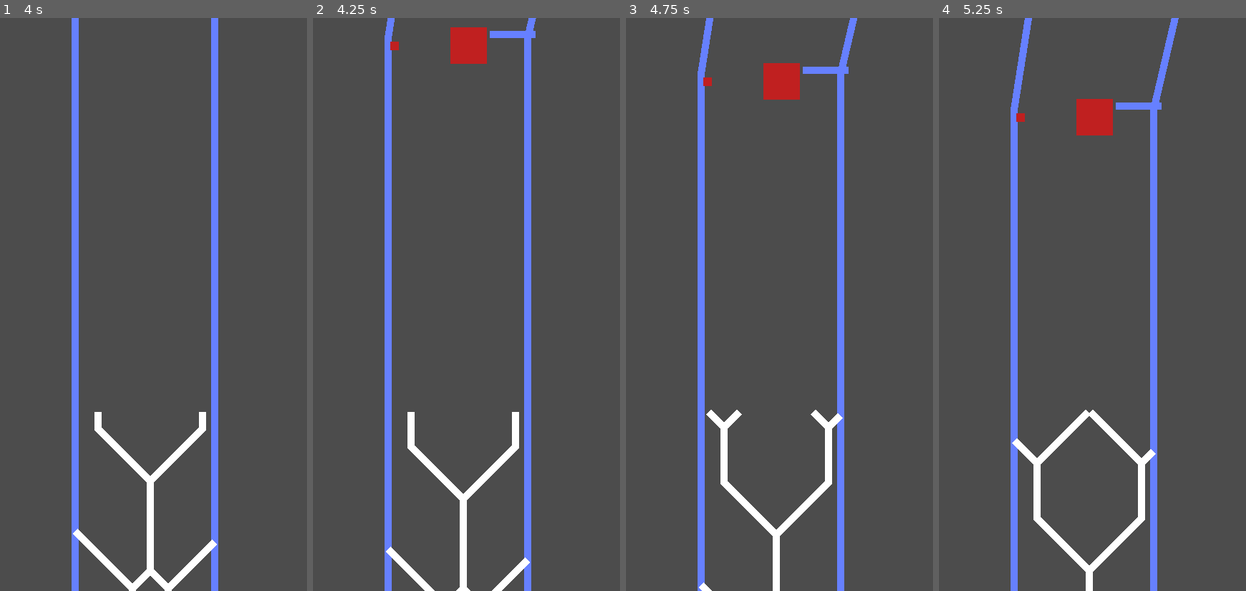
Above: before the commit, frames 1-4 (left to right).
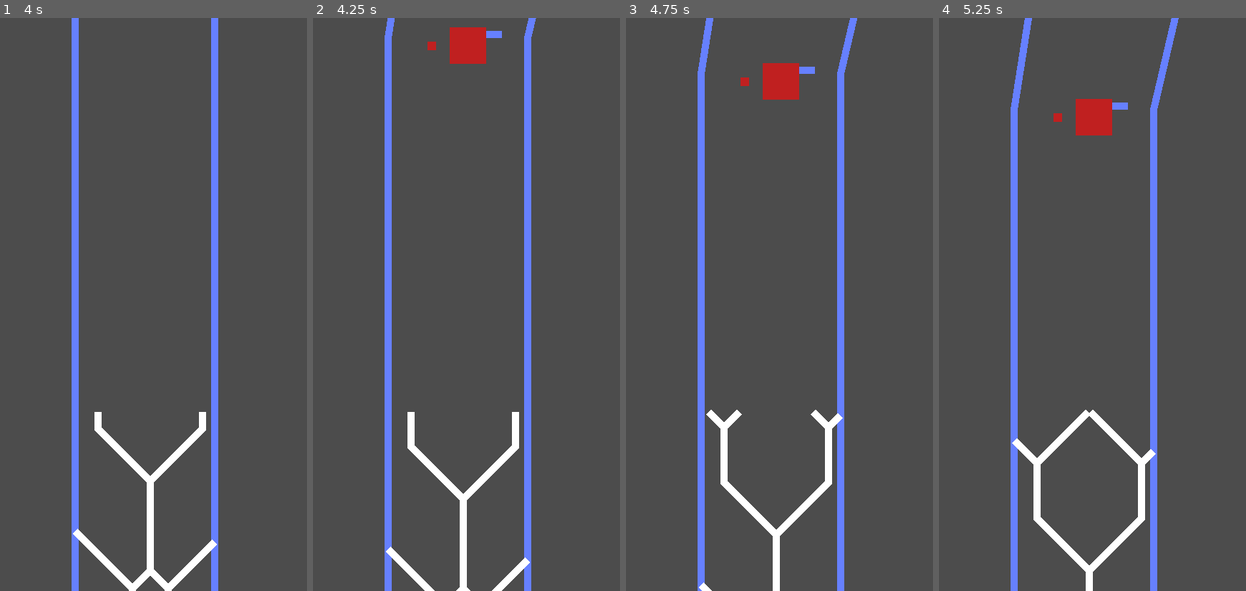
Above: after the commit, the same moments.

Repository: Ryan-Mirch/Divide-Endless-Runner-Game
Game: Godot game, scene res://Scenes/GameScene.tscn
Two runs of this game, one before a commit and one after it. Both use one fixed random seed, a clock stepped at 60 frames per second and the inputs below.
Inputs:
- Up to frame 1 (4 s): tap Enter (ui_accept) at 0.5, 0.77, 1.52, 3.02, 3.77 s
- Up to frame 2 (4.25 s): no input
- Up to frame 3 (4.75 s): tap Enter (ui_accept) at 4.52 s
- Up to frame 4 (5.25 s): no input

Frame 1 is identical in both runs. In frame 2, 0.2% of the frame differs, in the area x 25-73%, y 1-8%; in frame 3, 0.2%; in frame 4, 0.2%.

Commit message:
Obstacles and Barriers now only spawn in between borders.

Diff:
--- a/Scenes/Border.tscn
+++ b/Scenes/Border.tscn
@@ -51,6 +51,7 @@
 	get_parent().addBarrier()
 	get_parent().addObstacle()
 	leading = false
+	remove_from_group(\"Leading Border\")
 
 	var newBorder = Global.border.instance()
 	newBorder.side = side
@@ -76,7 +77,9 @@
 
 "
 
-[node name="Border" type="Line2D"]
+[node name="Border" type="Line2D" groups=[
+"Leading Border",
+]]
 points = PoolVector2Array( 0, 0, 0, 0 )
 texture_mode = -1111170616
 script = SubResource( 1 )
--- a/Scenes/ColorRect.gd
+++ b/Scenes/ColorRect.gd
@@ -66,6 +66,8 @@
 		seg.rect_position.x -= (rect_size.x / 2) - 1.5
 
 func split():
+
+
 	if direction != 0: return
 
 	remove_from_group("Leading")
--- a/Scenes/GameScene.tscn
+++ b/Scenes/GameScene.tscn
@@ -41,15 +41,18 @@
 	borderRight.setPoints(rightP1, rightP2)
 
 func addObstacle():
+	var bounds = Global.getCurrentBorderBounds()
 	var b = Global.obstacle.instance()
 	add_child(b)
-	b.initialize(rand_range(0.1, 2), Global.centerX + rand_range(-200, 200))
+	b.initialize(rand_range(0.1, 2), rand_range(bounds[0], bounds[1]))
 
 func addBarrier():
+	var bounds = Global.getCurrentBorderBounds()
+
 	var newBarrier = Global.barrier.instance()
 	add_child(newBarrier)
 
-	var position = Global.centerX + rand_range(-200, 200)
+	var position = rand_range(bounds[0], bounds[1])
 	var size = rand_range(25, 50) / 2
 	var P1 = Vector2(position - size,0)
 	var P2 = Vector2(position + size,0)
--- a/Scripts/Global.gd
+++ b/Scripts/Global.gd
@@ -31,6 +31,7 @@
 
 func _input(event):
 	if event.is_action_pressed("ui_accept"):
+
 		if lastSplit > splitDelay:
 			lastSplit = 0
 			var split = true
@@ -47,3 +48,46 @@
 			else: if !split:
 				for n in get_tree().get_nodes_in_group("Leading"):
 					n.straighten()
+
+
+func getCurrentBorderBounds():
+
+	var rightBorder
+	var leftBorder
+
+	for b in get_tree().get_nodes_in_group("Leading Border"):
+		if b.side == -1: leftBorder = b
+		if b.side == 1: rightBorder = b
+
+	var LP1 = leftBorder.get_point_position(0) + leftBorder.position
+	var LP2 = leftBorder.get_point_position(1) + leftBorder.position
+
+	var RP1 = rightBorder.get_point_position(0) + rightBorder.position
+	var RP2 = rightBorder.get_point_position(1) + rightBorder.position
+
+
+
+	var leftBound = calculateXIntercept(LP1, calculateSlope(LP1,LP2))
+	var rightBound = calculateXIntercept(RP1, calculateSlope(RP1,RP2))
+
+	print([leftBound, rightBound])
+
+	return [leftBound, rightBound]
+
+func calculateSlope(P1, P2):
+	var x1 = P1.x
+	var y1 = P1.y
+	var x2 = P2.x
+	var y2 = P2.y
+
+	if x2-x1 == 0:
+		return 0
+
+	return (y2-y1)/(x2-x1)
+
+func calculateXIntercept(P1, m):
+	if m == 0:
+		return P1.x
+
+	var b = P1.y - m*P1.x
+	return (0 - b)/m
